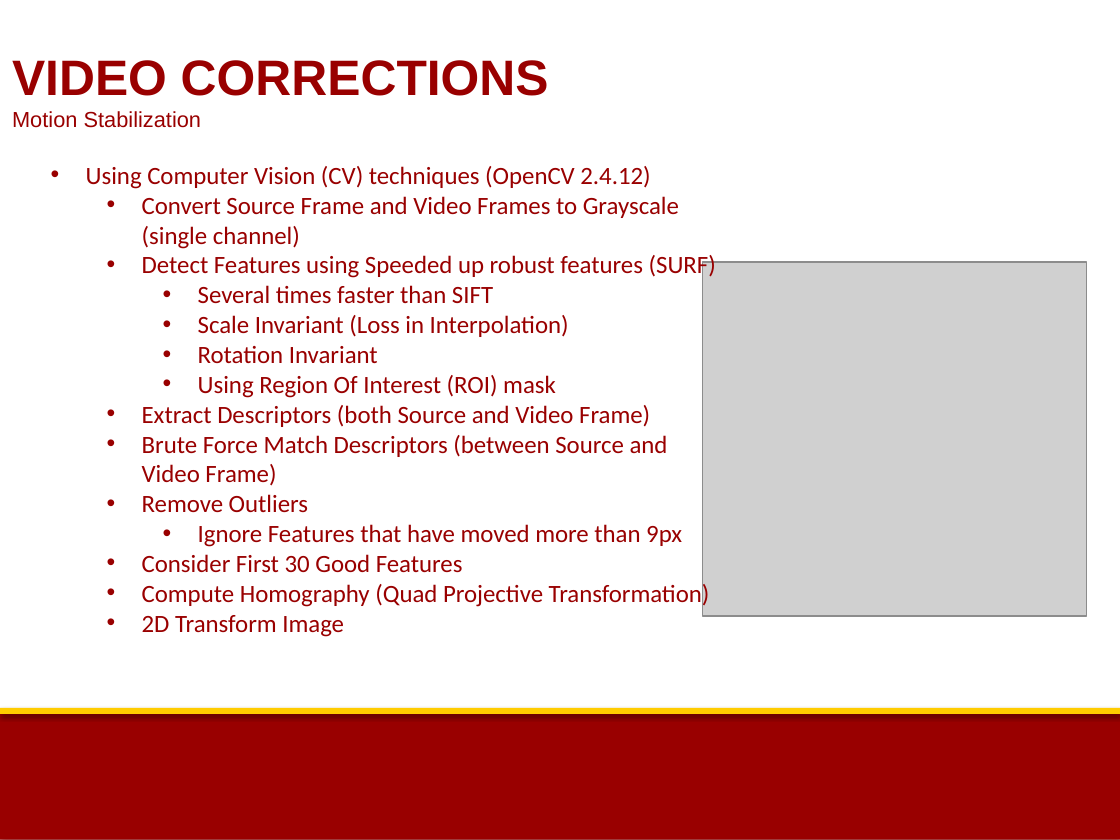
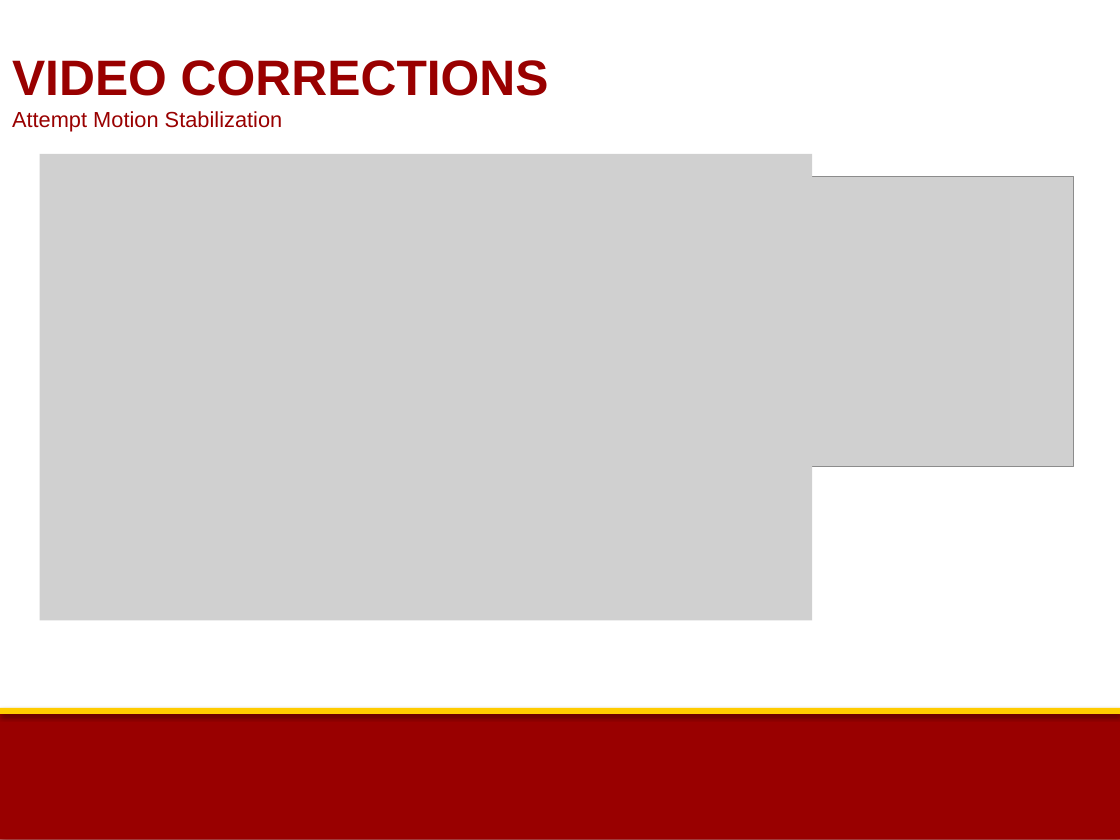
Before and after one commit to rjacob/ProjectCSCI576, a slide deck: slide 12 of Project.pptx (slide 6 before the commit). Drawn at 1120x840 pixels with LibreOffice and Linux fonts; fonts in the diff are those of the drawing; grey boxes stand for pictures; background and template pictures are left out. Boxes give left, top, right and bottom in pixels: in the first picture for what was removed or moved away, otherwise in the second. Text is boxed around its words. In the diff, an @@ line names an element or a change of style, - is before the commit and + after.

```diff
--- a/Project.pptx
+++ b/Project.pptx
@@ text at <box>12,60,549,131</box>: text changed @@
-VIDEO CORRECTIONS
-Motion Stabilization
+VIDEO CORRECTIONS
+Attempt Motion Stabilization
@@ picture added at <box>39,155,812,622</box> @@
@@ text removed at <box>86,166,716,637</box> @@
-• Using Computer Vision (CV) techniques (OpenCV 2.4.12)
-  • Convert Source Frame and Video Frames to Grayscale (single channel)
-  • Detect Features using Speeded up robust features (SURF)
-    • Several times faster than SIFT
-    • Scale Invariant (Loss in Interpolation)
-    • Rotation Invariant
-    • Using Region Of Interest (ROI) mask
-  • Extract Descriptors (both Source and Video Frame)
-  • Brute Force Match Descriptors (between Source and Video Frame)
-  • Remove Outliers
-    • Ignore Features that have moved more than 9px
-  • Consider First 30 Good Features
-  • Compute Homography (Quad Projective Transformation)
-  • 2D Transform Image
@@ picture: place and size @@
-picture at <box>702,262,1086,616</box>
+picture at <box>759,176,1074,466</box>
```
Also in this commit, not shown: 6 other slides changed, 7 other files.
